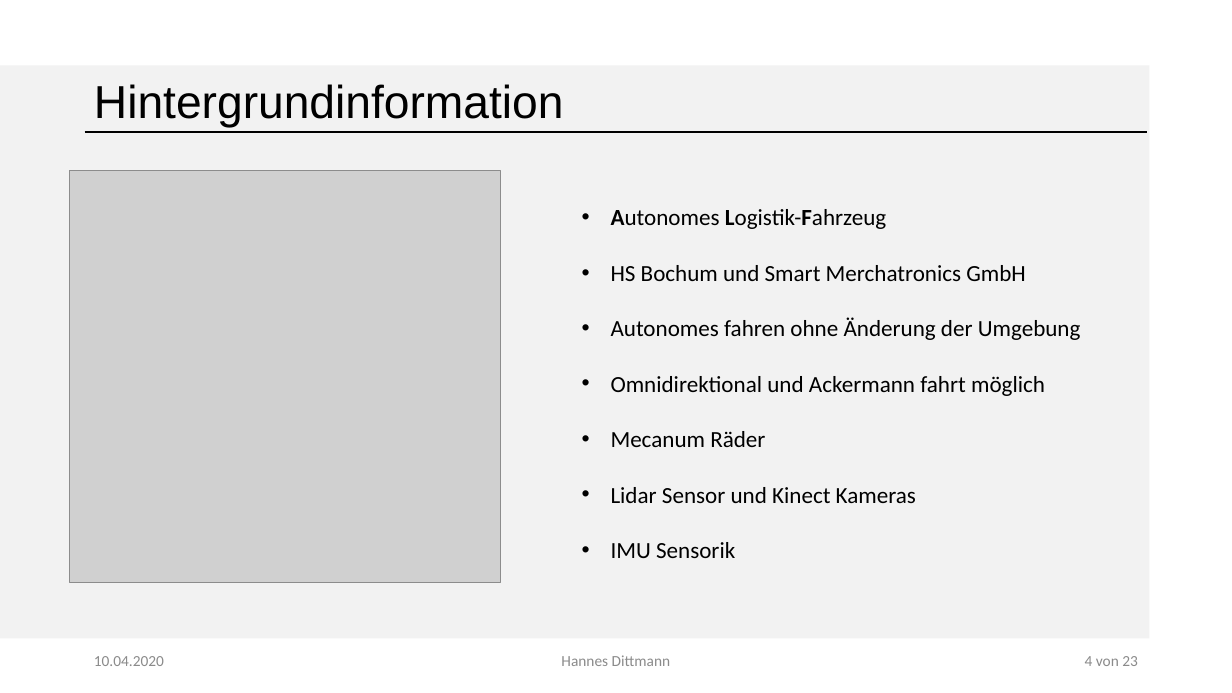
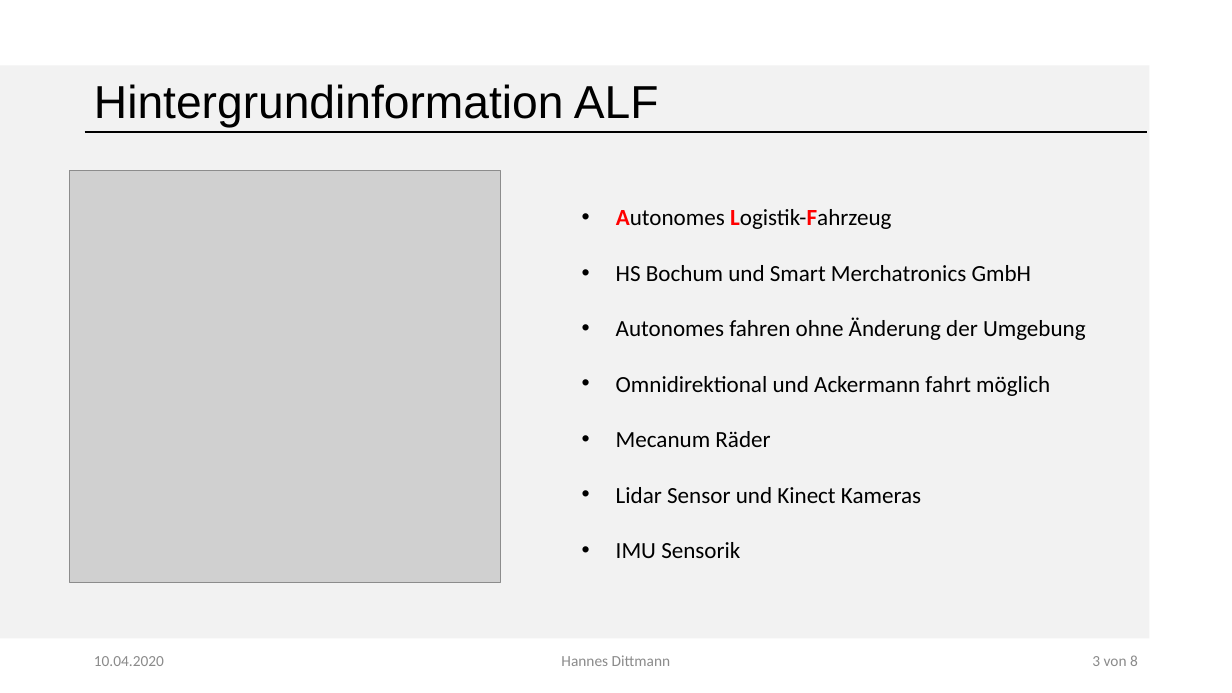
Before and after one commit to GiulliMo/Master_Doc, a slide deck: slide 3 of Präsentationen/HSHL/Besprechung_Göbel.pptx. Drawn at 1232x693 pixels with LibreOffice and Linux fonts; fonts in the diff are those of the drawing; grey boxes stand for pictures; background and template pictures are left out. Boxes give left, top, right and bottom in pixels: in the first picture for what was removed or moved away, otherwise in the second. Text is boxed around its words. In the diff, an @@ line names an element or a change of style, - is before the commit and + after.

```diff
--- a/Präsentationen/HSHL/Besprechung_Göbel.pptx
+++ b/Präsentationen/HSHL/Besprechung_Göbel.pptx
@@ title at (x1=94, y1=84, x2=659, y2=128): text changed @@
-Hintergrundinformation
+Hintergrundinformation ALF
@@ text at (x1=616, y1=209, x2=891, y2=229): text colour #000000 to #FF0000 in "Autonomes Logistik-Fahrzeug" @@
@@ text at (x1=1092, y1=655, x2=1138, y2=666): text changed @@
-4 von 23
+3 von 8
```
Also in this commit, not shown: 7 other slides changed, 1 other file.
